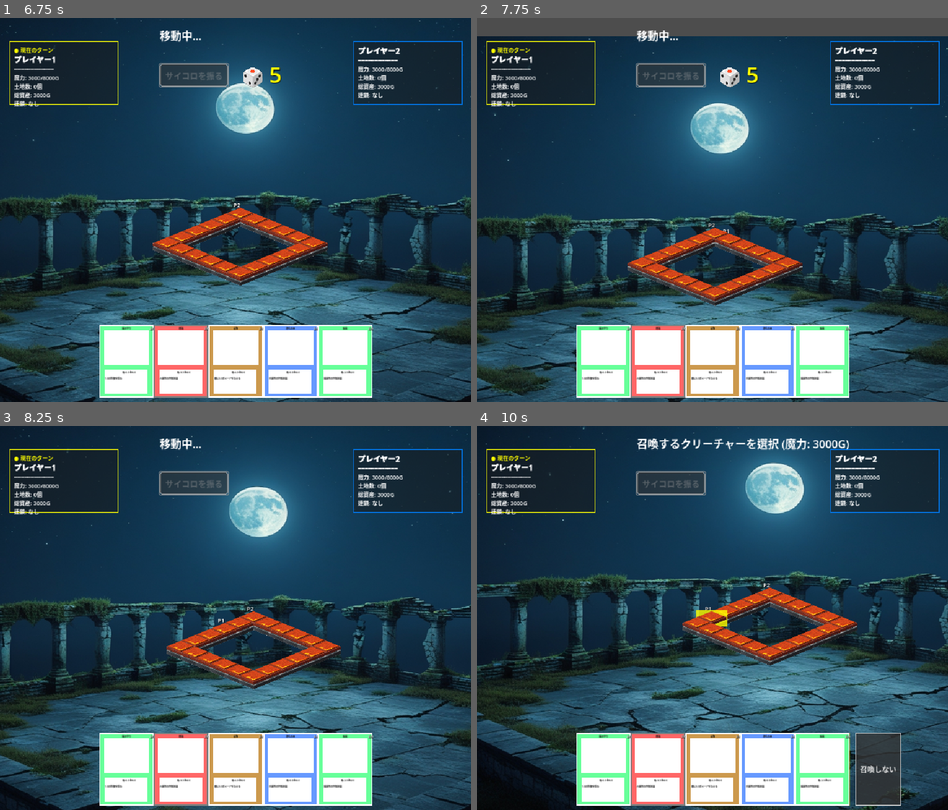
Above: before the commit, frames 1-4 (two rows, left to right).
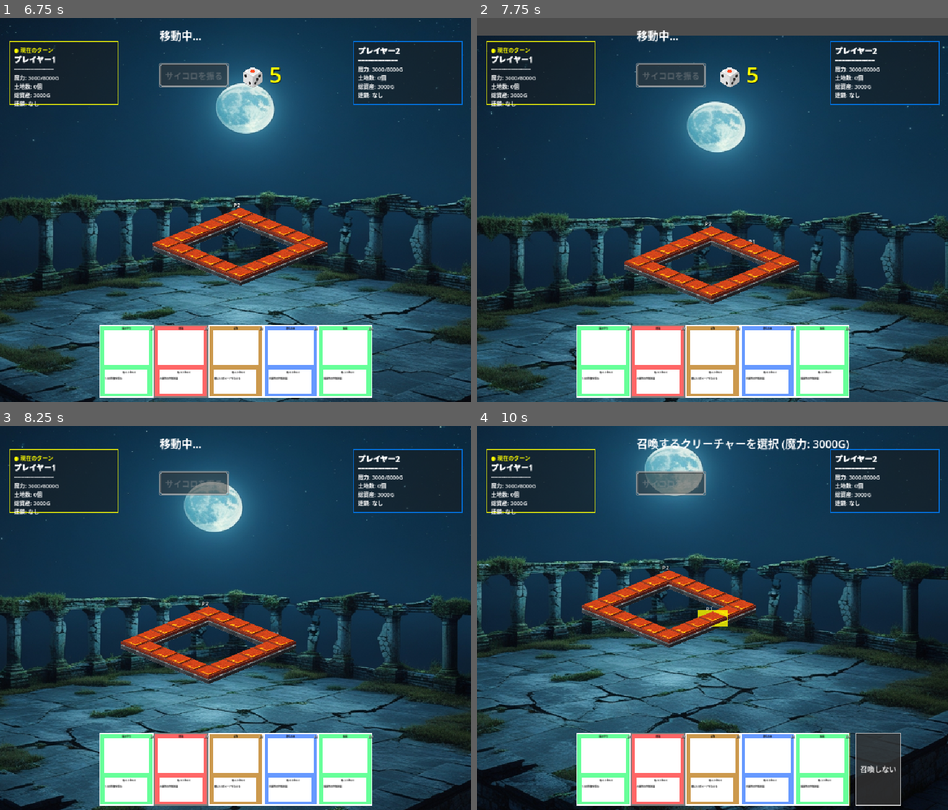
Above: after the commit, the same moments.

Repository: hiro0909yoshi/cardbattlegame
Game: Godot game, scene res://scenes/game.tscn
Two runs of this game, one before a commit and one after it. Both use one fixed random seed, a clock stepped at 60 frames per second and the inputs below.
Inputs (mouse positions are in pixels of both pictures, inside the frame that each line leads up to):
- Up to frame 1 (6.75 s): tap Enter at 0.5 s; move the mouse to (339, 190) at 0.52 s; hold Right (ui_right) 0.53-1.25 s; tap F at 0.6 s; click (339, 190) at 0.67 s; tap Space at 0.77, 3.77, 6.5 s; drag from (141, 229) to (211, 286) at 1.27 s; move the mouse to (282, 125) at 2.02 s; hold Right (ui_right) 2.03-2.75 s; tap R at 2.1 s; drag from (211, 286) to (94, 152) at 2.77 s; move the mouse to (376, 267) at 3.52 s; hold Left (ui_left) 3.53-4.25 s; hold L 3.53-4.25 s; drag from (94, 152) to (164, 114) at 4.27 s; move the mouse to (259, 210) at 5.02 s; hold Down (ui_down) 5.03-5.75 s; hold K 5.03-5.75 s; click (259, 210) at 5.17 s; click "サイコロを振る" at 5.75 s; drag from (164, 114) to (141, 229) at 6.52 s
- Up to frame 2 (7.75 s): move the mouse to (816, 190) at 7.27 s; hold Up (ui_up) from 7.28 s (still down); hold 2 from 7.28 s (still down); tap Space at 7.52 s
- Up to frame 3 (8.25 s): release Up (ui_up) at 8 s; release 2 at 8 s; drag from (141, 637) to (211, 694) at 8.02 s
- Up to frame 4 (10 s): move the mouse to (759, 533) at 8.77 s; hold Down (ui_down) 8.78-9.5 s; hold 4 8.78-9.5 s; drag from (688, 694) to (571, 560) at 9.52 s

Frame 1 is identical in both runs. In frame 2, 10% of the frame differs, in the area x 0-100%, y 4-100%; in frame 3, 29%; in frame 4, 43%, in the area x 0-100%, y 0-100%.

Commit message:
時計回り移動と等速移動

Diff:
--- a/scripts/board_system.gd
+++ b/scripts/board_system.gd
@@ -47,7 +47,14 @@
 			"element": "水",  # 全て水属性に固定
 			"index": i,
 			"is_special": false,  # 特殊マスフラグ
-			"special_type": 0     # 特殊マスタイプ
+			"special_type": 0,     # 特殊マスタイプ
+			# 新規追加：接続情報
+			"connections": {
+				"clockwise": (i + 1) % total_tiles,      # 時計回り
+				"counter": (i - 1 + total_tiles) % total_tiles,  # 反時計回り
+				"branches": []  # 将来の分岐用
+			},
+			"force_direction": false  # 方向選択を強制しない
 		})
 
 # ボードマップを生成（菱形配置）
@@ -87,10 +94,35 @@
 
 	# 全ての位置を一つの配列にまとめる
 	var all_positions = []
-	for row in diamond_layout:
-		for offset in row:
-			all_positions.append(center + offset * tile_spacing)
-
+	# 頂点から開始
+	all_positions.append(center + diamond_layout[0][0] * tile_spacing)  # タイル0: 頂点
+
+	# 右側を下る
+	all_positions.append(center + diamond_layout[1][1] * tile_spacing)  # タイル1
+	all_positions.append(center + diamond_layout[2][1] * tile_spacing)  # タイル2
+	all_positions.append(center + diamond_layout[3][1] * tile_spacing)  # タイル3
+	all_positions.append(center + diamond_layout[4][1] * tile_spacing)  # タイル4
+	all_positions.append(center + diamond_layout[5][1] * tile_spacing)  # タイル5: 右端
+
+	# 下側を左へ
+	all_positions.append(center + diamond_layout[6][1] * tile_spacing)  # タイル6
+	all_positions.append(center + diamond_layout[7][1] * tile_spacing)  # タイル7
+	all_positions.append(center + diamond_layout[8][1] * tile_spacing)  # タイル8
+	all_positions.append(center + diamond_layout[9][1] * tile_spacing)  # タイル9
+	all_positions.append(center + diamond_layout[10][0] * tile_spacing) # タイル10: 底
+
+	# 左側を上る
+	all_positions.append(center + diamond_layout[9][0] * tile_spacing)  # タイル11
+	all_positions.append(center + diamond_layout[8][0] * tile_spacing)  # タイル12
+	all_positions.append(center + diamond_layout[7][0] * tile_spacing)  # タイル13
+	all_positions.append(center + diamond_layout[6][0] * tile_spacing)  # タイル14
+	all_positions.append(center + diamond_layout[5][0] * tile_spacing)  # タイル15: 左端
+
+	# 上側を右へ（頂点に戻る）
+	all_positions.append(center + diamond_layout[4][0] * tile_spacing)  # タイル16
+	all_positions.append(center + diamond_layout[3][0] * tile_spacing)  # タイル17
+	all_positions.append(center + diamond_layout[2][0] * tile_spacing)  # タイル18
+	all_positions.append(center + diamond_layout[1][0] * tile_spacing)  # タイル19
 	# タイルと台座を作成
 	for i in range(min(total_tiles, all_positions.size())):
 		var pos = all_positions[i]
@@ -489,6 +521,46 @@
 
 	return true
 
+# 次のタイルを取得（移動方向に応じて）
+func get_next_tile(current_tile: int, direction: String) -> int:
+	if current_tile < 0 or current_tile >= total_tiles:
+		return current_tile
+
+	var connections = tile_data[current_tile].get("connections", {})
+
+	if direction == "clockwise":
+		return connections.get("clockwise", (current_tile + 1) % total_tiles)
+	elif direction == "counter":
+		return connections.get("counter", (current_tile - 1 + total_tiles) % total_tiles)
+	else:
+		# 分岐先がある場合は最初の分岐先を返す
+		var branches = connections.get("branches", [])
+		if branches.size() > 0:
+			return branches[0]
+
+	return current_tile
+
+# 利用可能な移動方向を取得
+func get_available_directions(tile_index: int) -> Array:
+	if tile_index < 0 or tile_index >= total_tiles:
+		return []
+
+	var directions = []
+	var connections = tile_data[tile_index].get("connections", {})
+
+	# 通常は両方向に移動可能
+	if connections.has("clockwise"):
+		directions.append("clockwise")
+	if connections.has("counter"):
+		directions.append("counter")
+
+	# 分岐がある場合は追加
+	var branches = connections.get("branches", [])
+	for i in range(branches.size()):
+		directions.append("branch_" + str(i))
+
+	return directions
+
 # デバッグ用：全タイル情報を表示
 func debug_print_all_tiles():
 	print("\n=== タイル情報 ===")
--- a/scripts/player_system.gd
+++ b/scripts/player_system.gd
@@ -21,6 +21,8 @@
 	var target_magic: int = 8000  # 直接値使用（内部クラスのため）
 	var color: Color = Color.WHITE
 	var piece_node: Node = null  # 駒のノード
+	var movement_direction: String = ""  # ← この行を追加
+	var last_choice_tile: int = -1      # ← この行を追加
 
 # プレイヤー管理
 var players = []
@@ -129,39 +131,42 @@
 
 	# 1マスずつ移動をシミュレート
 	while remaining_steps > 0:
-		await player.piece_node.get_tree().create_timer(GameConstants.MOVE_SPEED).timeout
-
 		var prev_pos = player.current_tile
 
-		# 移動方向に応じて次のタイルを計算（将来の拡張用）
-		if clockwise:
-			player.current_tile = (player.current_tile + 1) % board_system.total_tiles
-		else:
-			# 反時計回りの場合（将来実装）
-			player.current_tile = (player.current_tile - 1 + board_system.total_tiles) % board_system.total_tiles
+		# 次のタイルを計算
+		var next_tile = board_system.get_next_tile(player.current_tile, player.movement_direction)
+		if next_tile == player.current_tile:
+			# デフォルトの移動（movement_directionが空の場合）
+			next_tile = (player.current_tile + 1) % board_system.total_tiles
+
+		player.current_tile = next_tile
 
 		print("  マス", prev_pos, " → マス", player.current_tile)
 
-		# スタート通過チェック（時計回りの場合）
-		if clockwise and prev_pos > player.current_tile:
+		# スタート通過チェック
+		if prev_pos > player.current_tile:
 			print("スタート地点通過！")
 			add_magic(player_id, GameConstants.PASS_BONUS)
-		# 反時計回りでのスタート通過チェック（将来実装）
-		elif not clockwise and prev_pos < player.current_tile and player.current_tile == 0:
-			print("スタート地点通過！（反時計回り）")
-			add_magic(player_id, GameConstants.PASS_BONUS)
-
-		# 駒を実際のタイル位置に移動
+
+		# 駒を滑らかに移動（Tweenを使用）
 		var target_pos = board_system.get_tile_position(player.current_tile)
 		if player.piece_node:
-			# 駒をタイルの中心に配置
-			player.piece_node.position = target_pos - player.piece_node.size / 2
-
-			# カメラシステムに位置を通知（自動追従用）
+			# Tweenで滑らかな移動
+			var tween = get_tree().create_tween()
+			tween.tween_property(
+				player.piece_node,
+				"position",
+				target_pos - player.piece_node.size / 2,
+				GameConstants.MOVE_SPEED
+			)
+
+			# カメラも追従
 			var camera_system = get_tree().get_root().get_node_or_null("Game/CameraSystem")
 			if camera_system and camera_system.is_following_player:
 				camera_system.focus_on_player(target_pos)
 
+			# 移動アニメーションを待つ
+			await tween.finished
 		# 通過型ワープチェック
 		if special_system and special_system.is_warp_gate(player.current_tile):
 			var warp_result = special_system.process_warp_gate(player.current_tile, player_id, remaining_steps)
